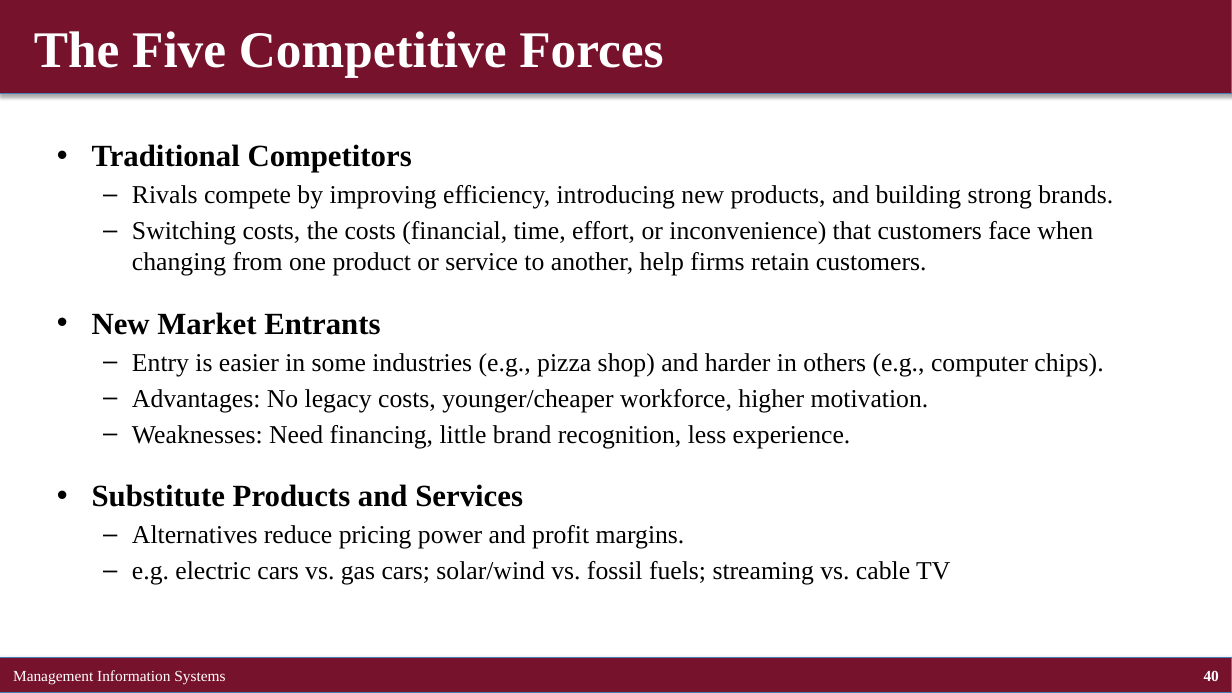
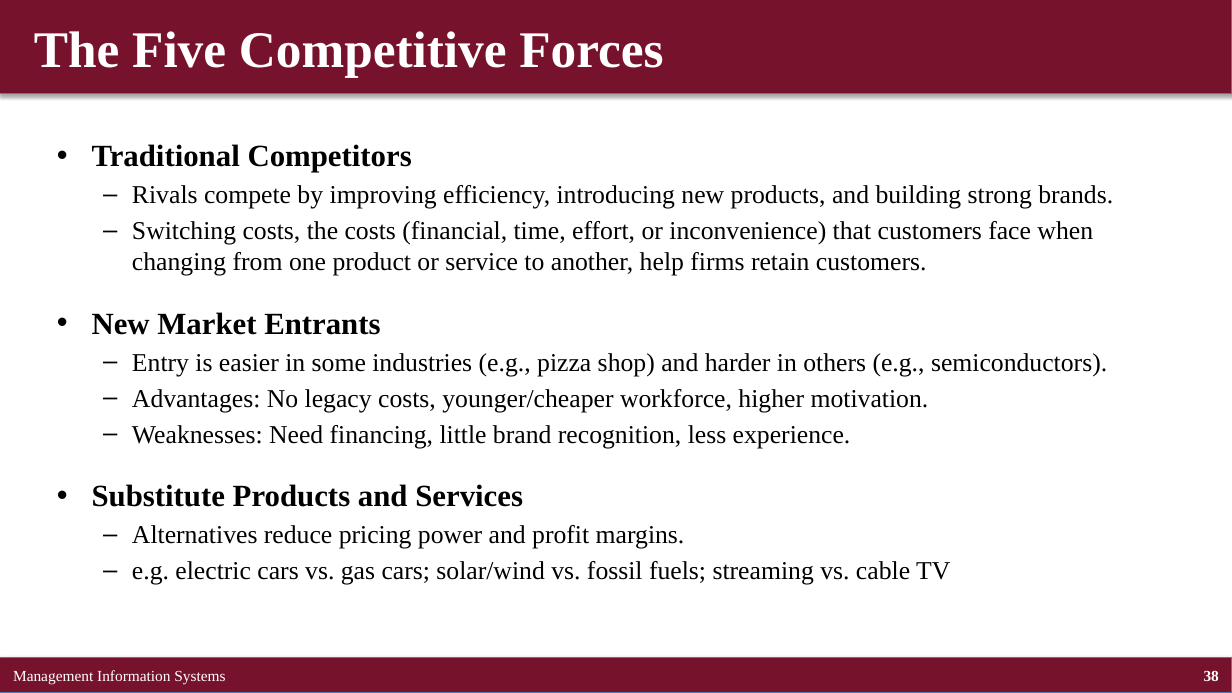
Before and after one commit to brianhwpark/brianhwpark.github.io, a slide deck: slide 38 of files/teaching-resources/concordiacollege-busn-315/busn-315-lecture-note/busn315-ch03.pptx (slide 40 before the commit). Drawn at 1232x693 pixels with LibreOffice and Linux fonts; fonts in the diff are those of the drawing. Boxes give left, top, right and bottom in pixels: in the first picture for what was removed or moved away, otherwise in the second. Text is boxed around its words. In the diff, an @@ line names an element or a change of style, - is before the commit and + after.

```diff
--- a/files/teaching-resources/concordiacollege-busn-315/busn-315-lecture-note/busn315-ch03.pptx
+++ b/files/teaching-resources/concordiacollege-busn-315/busn-315-lecture-note/busn315-ch03.pptx
@@ text at <box>132,353,1107,376</box>: text changed @@
-  – Entry is easier in some industries (e.g., pizza shop) and harder in others (e.g., computer chips).
+  – Entry is easier in some industries (e.g., pizza shop) and harder in others (e.g., semiconductors).
@@ page number at <box>1204,671,1219,681</box>: text changed @@
-40
+38
```
Also in this commit, not shown: 6 other slides changed, 2 slides removed, 9 other files.
